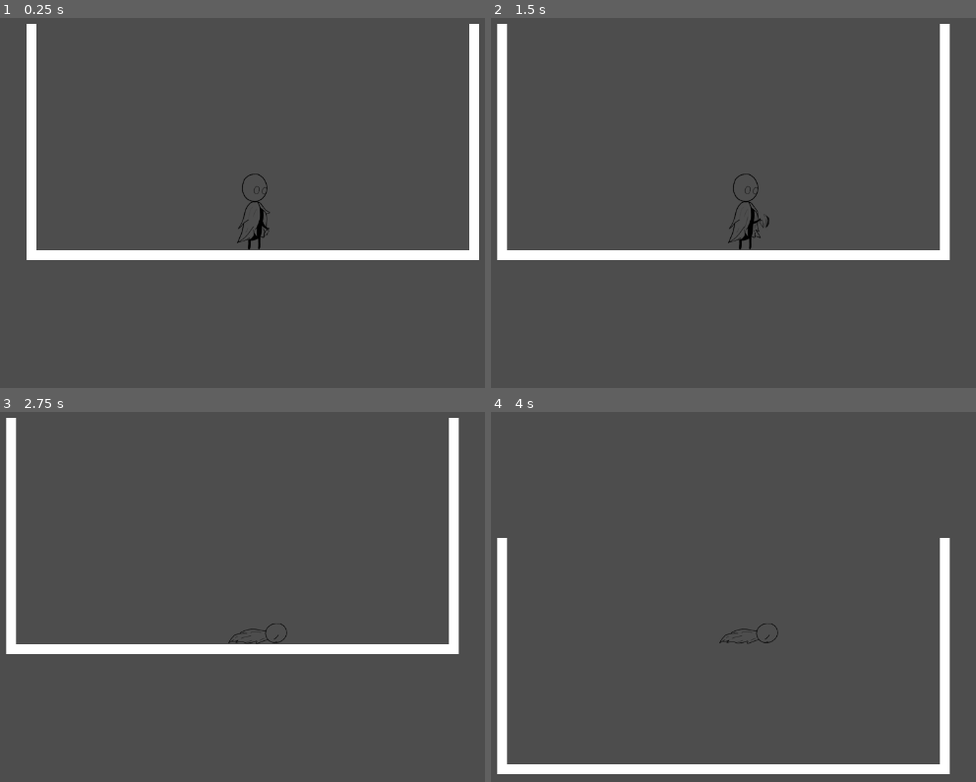
Above: before the commit, frames 1-4 (two rows, left to right).
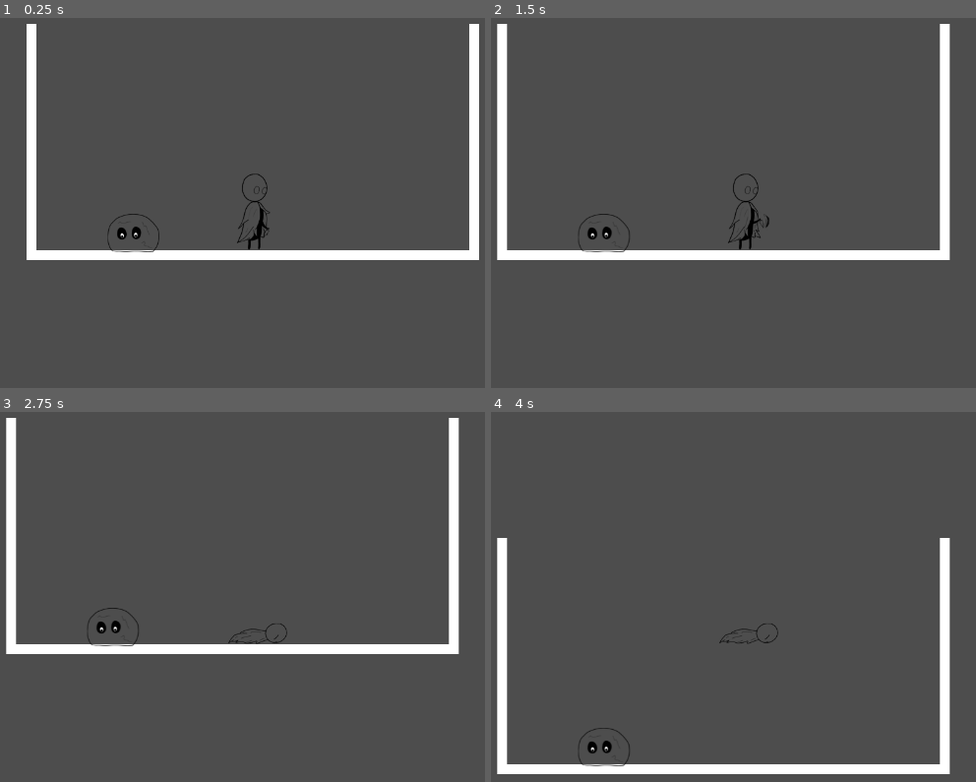
Above: after the commit, the same moments.

Repository: koliashwin/No-One-Will-Know
Game: Godot game, scene res://scenes/world.tscn
The game is run twice, just before and just after one commit, with the same random seed, the same clock (stepped at 60 frames per second) and the same inputs.
Inputs:
- Up to frame 1 (0.25 s): no input
- Up to frame 2 (1.5 s): tap Enter at 0.5 s; hold D (move_right) from 0.53 s (still down); tap I (ability) at 0.6 s; tap Space (jump) at 0.77 s; tap J (attack) at 1.35 s
- Up to frame 3 (2.75 s): tap Space (jump) at 1.52 s; release D (move_right) at 2.03 s; hold A (move_left) from 2.03 s (still down); tap I (ability) at 2.1 s
- Up to frame 4 (4 s): tap Space (jump) at 2.75, 3.02, 3.77 s; release A (move_left) at 2.78 s; hold D (move_right) from 2.78 s (still down); tap J (attack) at 2.85 s; tap I (ability) at 3.6 s

The runs differ from the first frame. In frame 1, 0.2% of the frame differs, in the area x 22-33%, y 52-64%; in frame 2, 0.2%; in frame 3, 0.2%; in frame 4, 0.2%, in the area x 18-29%, y 85-96%.

Commit message:
Script Added| Enemy(Slime): movment(run away), animations(idle, run, surprised)

Diff:
--- a/scenes/player.tscn
+++ b/scenes/player.tscn
@@ -118,11 +118,12 @@
 size = Vector2(48, 128)
 
 [node name="Player" type="CharacterBody2D"]
+collision_layer = 2
 script = ExtResource("1_c6s02")
 
 [node name="AnimatedSprite2D" type="AnimatedSprite2D" parent="."]
 sprite_frames = SubResource("SpriteFrames_4463h")
-animation = &"death"
+animation = &"idle"
 autoplay = "idle"
 
 [node name="CollisionShape2D" type="CollisionShape2D" parent="."]
--- /dev/null
+++ b/scenes/slime.tscn
@@ -0,0 +1,87 @@
+[gd_scene load_steps=12 format=3 uid="uid://dlm3mdmcnwnyj"]
+
+[ext_resource type="Script" path="res://scripts/enemies/slime.gd" id="1_a88fg"]
+[ext_resource type="Texture2D" uid="uid://dq58aklpdg1ag" path="res://assets/enemies/slime/slime_idle0000.png" id="1_ky4dx"]
+[ext_resource type="Texture2D" uid="uid://b2ru21erx6wei" path="res://assets/enemies/slime/slime_run0000.png" id="2_7btq3"]
+[ext_resource type="Texture2D" uid="uid://d0mj71ob1xpfs" path="res://assets/enemies/slime/slime_run0003.png" id="3_q1f46"]
+[ext_resource type="Texture2D" uid="uid://c4odxcqkum7p" path="res://assets/enemies/slime/slime_run0006.png" id="4_kvjae"]
+[ext_resource type="Texture2D" uid="uid://bwm0ryosrj1kq" path="res://assets/enemies/slime/slime_surprised0015.png" id="5_ydx4j"]
+[ext_resource type="Texture2D" uid="uid://dbg8kson8hfhr" path="res://assets/enemies/slime/slime_surprised0018.png" id="6_0v306"]
+[ext_resource type="Texture2D" uid="uid://1ividt2k4b1" path="res://assets/enemies/slime/slime_surprised0021.png" id="7_6xeio"]
+
+[sub_resource type="SpriteFrames" id="SpriteFrames_uvyte"]
+animations = [{
+"frames": [{
+"duration": 1.0,
+"texture": ExtResource("1_ky4dx")
+}],
+"loop": true,
+"name": &"idle",
+"speed": 5.0
+}, {
+"frames": [{
+"duration": 1.0,
+"texture": ExtResource("2_7btq3")
+}, {
+"duration": 1.0,
+"texture": ExtResource("3_q1f46")
+}, {
+"duration": 1.0,
+"texture": ExtResource("4_kvjae")
+}],
+"loop": true,
+"name": &"run",
+"speed": 5.0
+}, {
+"frames": [{
+"duration": 1.0,
+"texture": ExtResource("5_ydx4j")
+}, {
+"duration": 1.0,
+"texture": ExtResource("6_0v306")
+}, {
+"duration": 1.0,
+"texture": ExtResource("7_6xeio")
+}, {
+"duration": 1.0,
+"texture": ExtResource("6_0v306")
+}, {
+"duration": 1.0,
+"texture": ExtResource("7_6xeio")
+}],
+"loop": false,
+"name": &"surprised",
+"speed": 5.0
+}]
+
+[sub_resource type="RectangleShape2D" id="RectangleShape2D_t5mf3"]
+size = Vector2(80, 56)
+
+[sub_resource type="RectangleShape2D" id="RectangleShape2D_fcjcf"]
+size = Vector2(248, 32)
+
+[node name="slime" type="CharacterBody2D"]
+collision_layer = 4
+script = ExtResource("1_a88fg")
+
+[node name="AnimatedSprite2D" type="AnimatedSprite2D" parent="."]
+position = Vector2(0, -24)
+sprite_frames = SubResource("SpriteFrames_uvyte")
+animation = &"surprised"
+autoplay = "idle"
+
+[node name="CollisionShape2D" type="CollisionShape2D" parent="."]
+position = Vector2(0, -4)
+shape = SubResource("RectangleShape2D_t5mf3")
+
+[node name="DetectionRange" type="Area2D" parent="."]
+collision_layer = 4
+collision_mask = 2
+
+[node name="CollisionShape2D" type="CollisionShape2D" parent="DetectionRange"]
+position = Vector2(-136, 0)
+shape = SubResource("RectangleShape2D_fcjcf")
+
+[connection signal="animation_finished" from="AnimatedSprite2D" to="." method="_on_animated_sprite_2d_animation_finished"]
+[connection signal="body_entered" from="DetectionRange" to="." method="_on_area_2d_body_entered"]
+[connection signal="body_exited" from="DetectionRange" to="." method="_on_area_2d_body_exited"]
--- a/scenes/world.tscn
+++ b/scenes/world.tscn
@@ -1,6 +1,7 @@
-[gd_scene load_steps=5 format=3 uid="uid://wes2gq2lgo3l"]
+[gd_scene load_steps=6 format=3 uid="uid://wes2gq2lgo3l"]
 
 [ext_resource type="PackedScene" uid="uid://dqbd4s0emok4i" path="res://scenes/player.tscn" id="1_41ysu"]
+[ext_resource type="PackedScene" uid="uid://dlm3mdmcnwnyj" path="res://scenes/slime.tscn" id="2_phduu"]
 
 [sub_resource type="QuadMesh" id="QuadMesh_raiqf"]
 
@@ -49,3 +50,6 @@
 
 [node name="CollisionShape2D" type="CollisionShape2D" parent="platform3"]
 shape = SubResource("RectangleShape2D_eetvx")
+
+[node name="slime" parent="." instance=ExtResource("2_phduu")]
+position = Vector2(-34, 135)
--- /dev/null
+++ b/scripts/enemies/slime.gd
@@ -0,0 +1,75 @@
+extends CharacterBody2D
+# Slime Script(enemy)
+#declare export variables
+@export var speed: float = 200
+@export var gravity: float = 100
+
+# reference and condition variables
+var player_node: Node2D
+var player_detected: bool = false
+var is_surprised: bool = false
+
+# import required nodes
+@onready var slime_sprite: AnimatedSprite2D = $AnimatedSprite2D
+@onready var slime_detection_range: Area2D = $DetectionRange
+
+func _physics_process(delta: float) -> void:
+	if player_detected:
+		run(player_node.position, -1, 1)
+	apply_gravity(gravity, 1000)
+	flip_slime_node()
+
+	update_animation()
+	move_and_slide()
+
+func apply_gravity(gravity: float, max_fall_speed: float) -> void:
+	#function to handle gravity applied on the player
+	if !is_on_floor() and velocity.y <= max_fall_speed:
+		velocity.y += gravity
+
+func run(
+	player_position: Vector2, 		#player co-ordinates
+	run_direction: int = 1, 		#use 1 to run towards player and -1 to run away from player
+	speed_multiplayer: float = 1.5
+	) -> void:
+
+	var direction: Vector2 = (player_position - global_position).normalized()
+	velocity.x = direction.x * speed * speed_multiplayer * run_direction
+
+func flip_slime_node():
+	#logic to flip whole parent node along with collisoin shape and area2d nodes
+	if velocity.x < 0 and !is_surprised:
+		slime_sprite.flip_h = false
+		slime_detection_range.scale.x = 1
+	elif velocity.x > 0 and !is_surprised:
+		slime_sprite.flip_h = true
+		slime_detection_range.scale.x = -1
+
+func _on_area_2d_body_entered(body: Node2D) -> void:
+	if body.is_in_group('Player'):
+		player_node = body
+		player_detected = true
+		is_surprised = true
+		#print(player_node.position)
+
+func _on_area_2d_body_exited(body: Node2D) -> void:
+	if body.is_in_group('Player'):
+		player_node = null
+		player_detected = false
+		#print(player_node.position)
+
+func update_animation() -> void:
+	#logic for priority animations
+	if is_surprised:
+		slime_sprite.play('surprised')
+		return
+
+	if is_on_floor():
+		if velocity.x == 0:
+			slime_sprite.play("idle")
+		else:
+			slime_sprite.play('run')
+
+func _on_animated_sprite_2d_animation_finished() -> void:
+	if slime_sprite.animation == 'surprised':
+		is_surprised = false
--- a/scripts/player/player.gd
+++ b/scripts/player/player.gd
@@ -13,6 +13,9 @@
 
 #import the required nodes
 @onready var player_sprite: AnimatedSprite2D = $AnimatedSprite2D
+
+func _ready() -> void:
+	add_to_group('Player')
 
 func _physics_process(delta: float) -> void:
 
